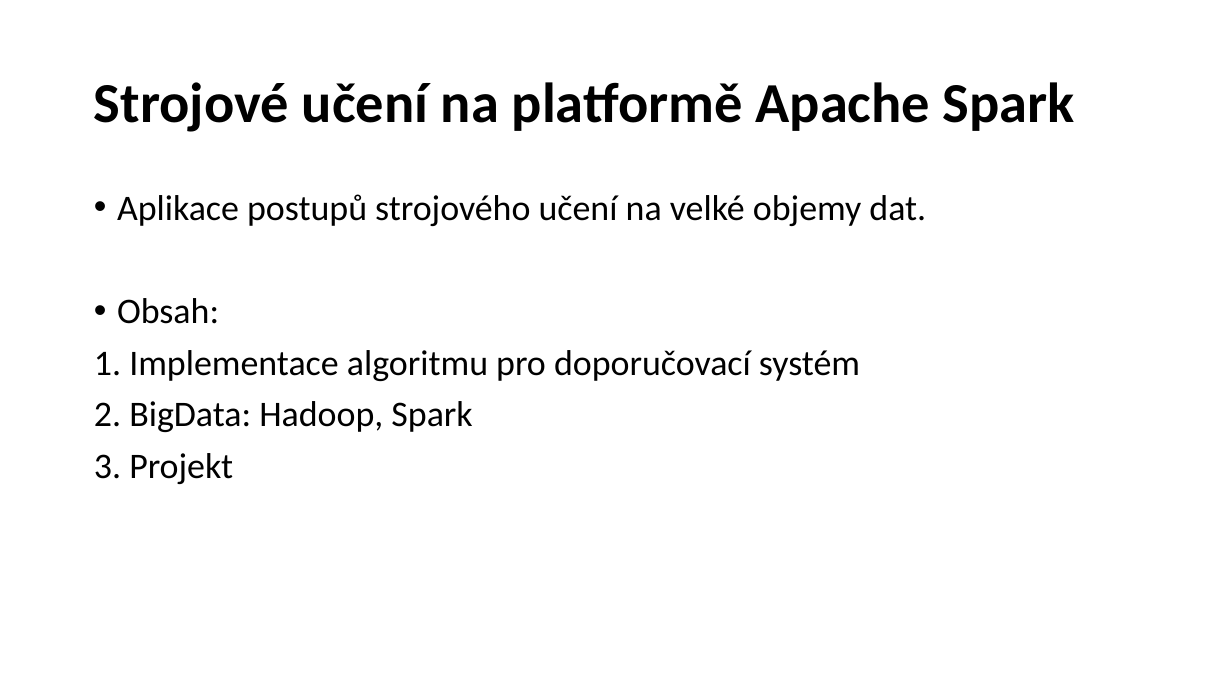
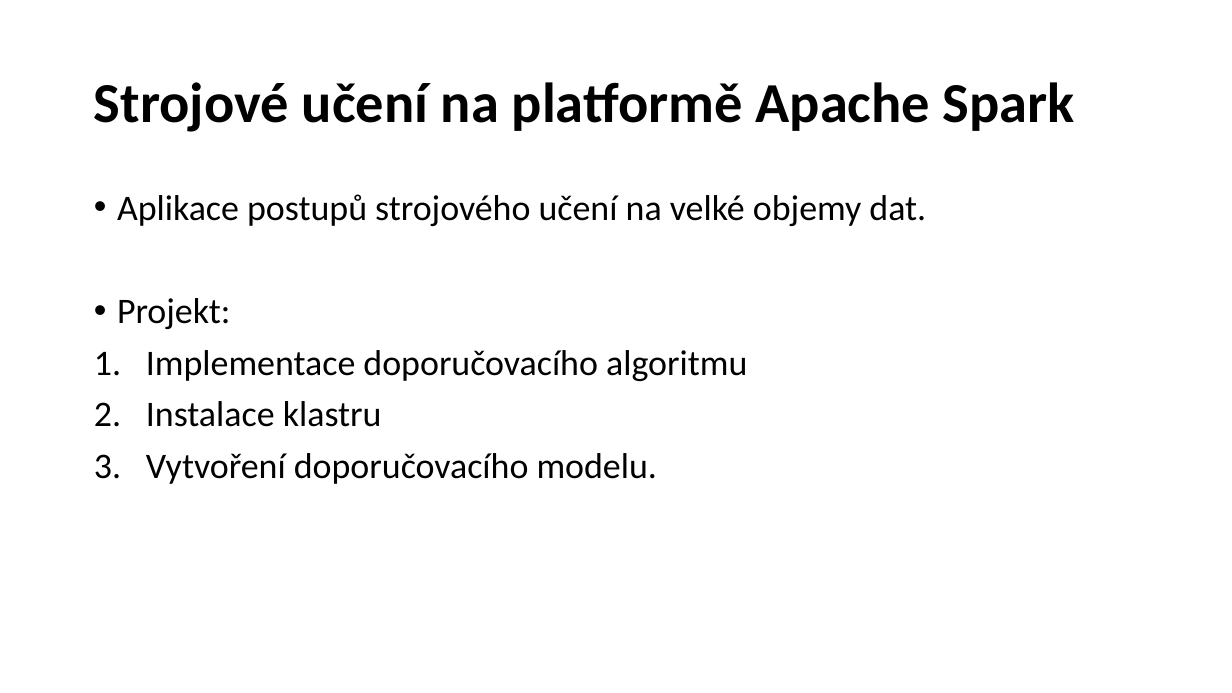
Before and after one commit to barenode/bp, a slide deck: slide 1 of prezentace.pptx. Drawn at 1232x693 pixels with LibreOffice and Linux fonts; fonts in the diff are those of the drawing. Boxes give left, top, right and bottom in pixels: in the first picture for what was removed or moved away, otherwise in the second. Text is boxed around its words. In the diff, an @@ line names an element or a change of style, - is before the commit and + after.

```diff
--- a/prezentace.pptx
+++ b/prezentace.pptx
@@ text at bbox=[117, 298, 747, 484]: text changed @@
-• Obsah:
-1. Implementace algoritmu pro doporučovací systém
-2. BigData: Hadoop, Spark
-3. Projekt
+• Projekt:
+1. Implementace doporučovacího algoritmu
+2. Instalace klastru
+3. Vytvoření doporučovacího modelu.
```
Also in this commit, not shown: 8 other slides changed, 2 slides added, 5 slides removed, 1 other file.
